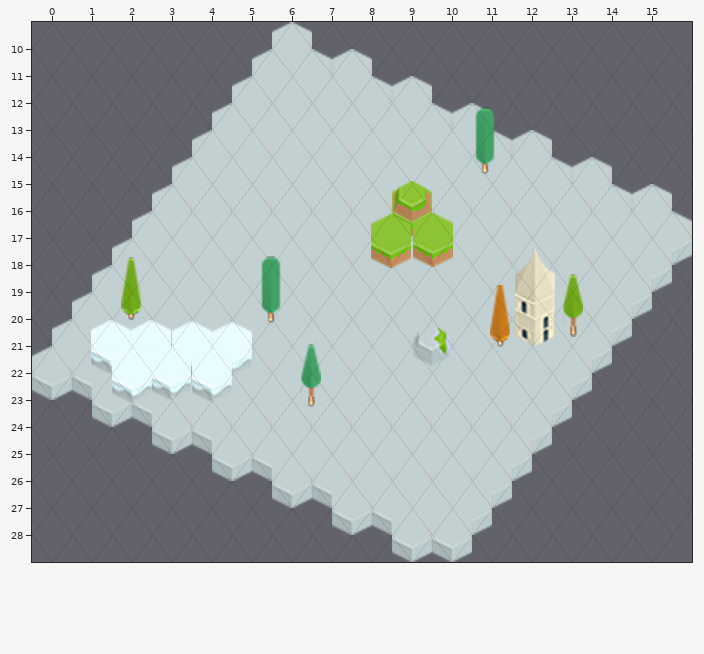
One commit to this Tiled map: 2DGPProject/Resources/Maps/Level_01.tmx. Above: the version before the commit.
Cells are 40x54 px. Hexagonal. Every second row is shifted by half a cell. Shown: x 0..15, y 10..28.
After:
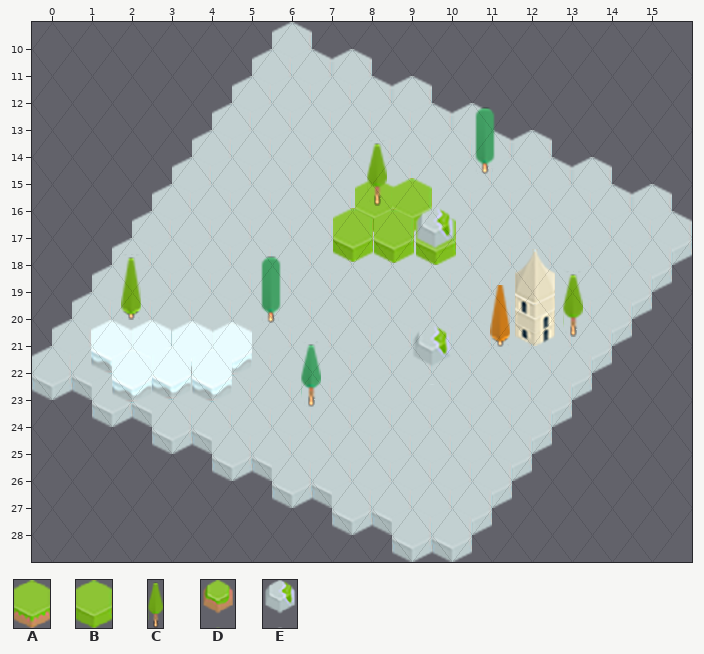
Key: from "fullTiles": A 4, B 5; from "pineTiles": C 8; from "rockTiles": D 3, E 5.
Objects are placed by their top-left corner, in cells (3,4 is the top-left corner of cell 3,4); size is 1x1 cell unless given.
The edit:
{"where": "layer \"Object Layer 1\""}
{"now": "B at 8.1,15.8 size 1x2"}
{"now": "B at 9,15.8 size 1x2"}
{"now": "B at 7.5,16.9 size 1x2"}
{"now": "B at 8.6,16.9 size 1x2"}
{"now": "B at 9.6,17 size 1x2"}
{"where": "layer \"Object Layer 2\""}
{"now": "C at 8.4,14.4 size 0.5x2.4"}
{"now": "E at 9.6,16.9 size 1.1x2.2"}
{"was": "A at 9,15.9 size 1x2"}
{"was": "D at 9,15.9 size 1.1x2.2"}
{"was": "A at 9.5,17.1 size 1x2"}
{"was": "A at 8.5,17.1 size 1x2"}
{"label":"changed","picture_box":[333,140,456,268]}
